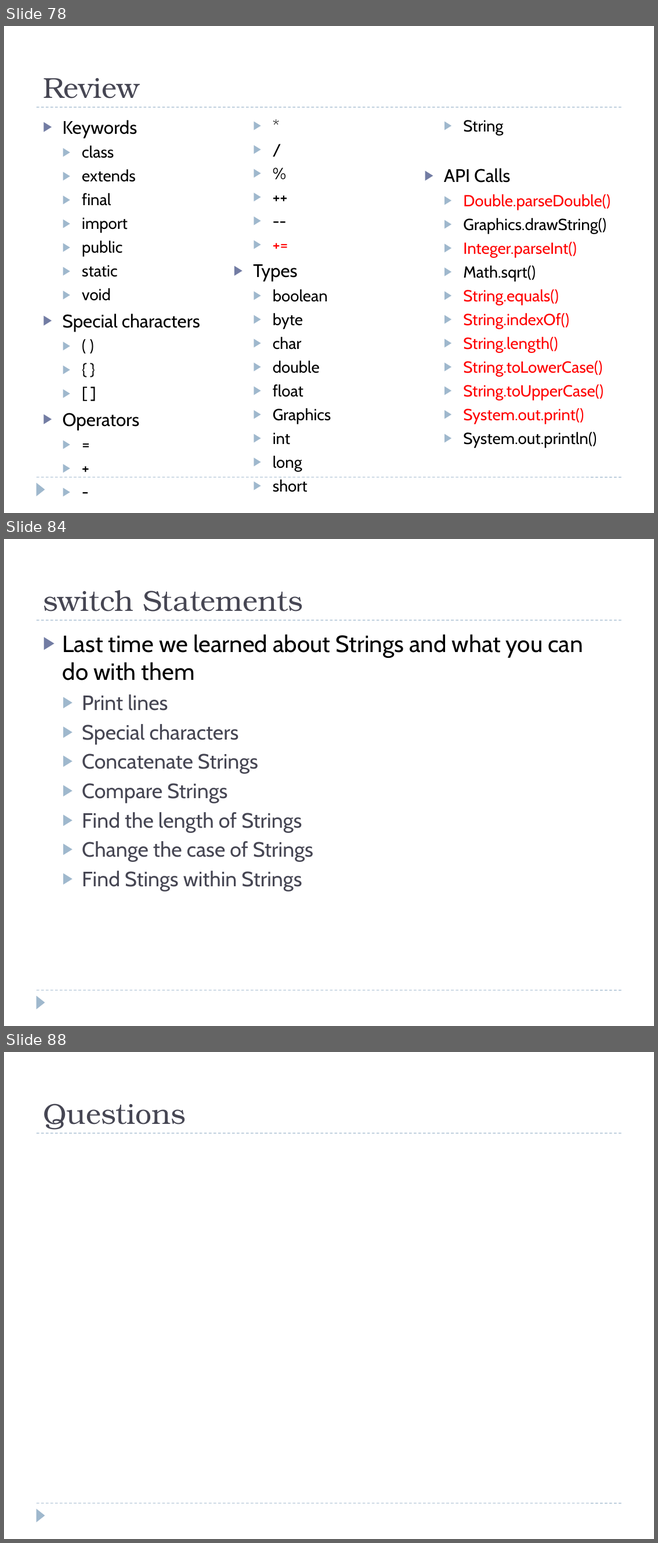
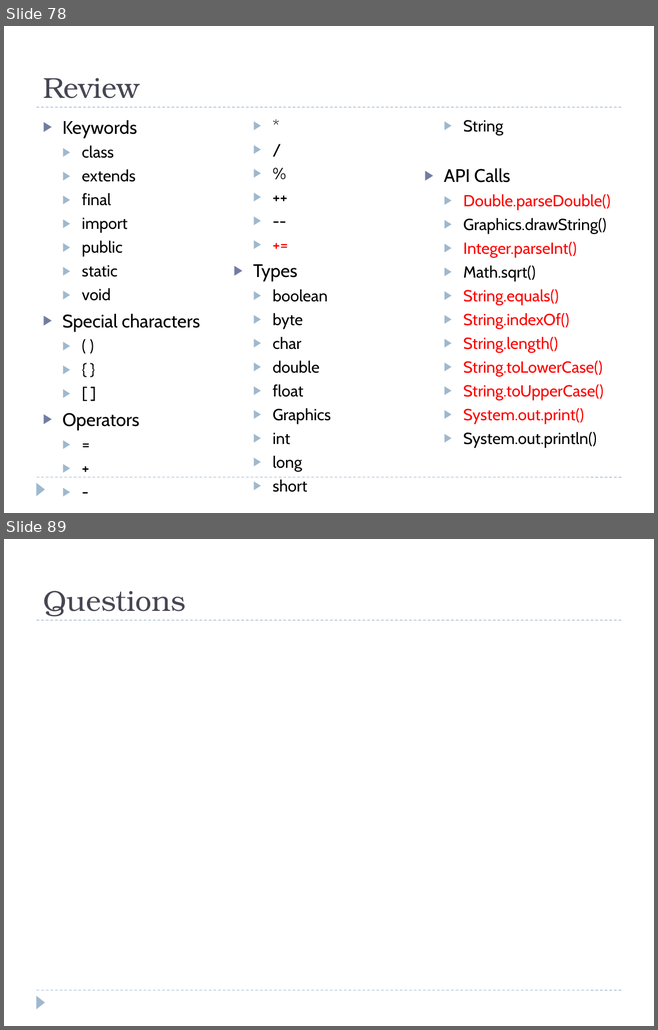
Before and after one commit to bcraig108/JavaClass_2013_Summer, a slide deck: Introduction to Java Programming.pptx. Shown one above the other, each under a label of ours: slides 78, 84 and 88 before the commit, slides 78 and 89 after it; the slides between them are not shown. The pictures are 658x1543 and 658x1030 pixels, drawn with LibreOffice and Linux fonts; fonts in the diff are those of the drawing; background and template pictures are left out. Boxes give left, top, right and bottom in pixels: in the first picture for what was removed or moved away, otherwise in the second. Text is boxed around its words. In the diff, an @@ line names an element or a change of style, - is before the commit and + after.

```diff
--- a/Introduction to Java Programming.pptx
+++ b/Introduction to Java Programming.pptx
@@ slide 84 removed at <box>4,539,654,1026</box>, background #FFFFFF; not listed: 3 template elements that a slide beside it also shows @@
@@ title removed at <box>43,590,303,611</box> @@
-switch Statements
@@ text removed at <box>63,634,583,891</box> @@
-▶ Last time we learned about Strings and what you can do with them
-  ▶ Print lines
-  ▶ Special characters
-  ▶ Concatenate Strings
-  ▶ Compare Strings
-  ▶ Find the length of Strings
-  ▶ Change the case of Strings
-  ▶ Find Stings within Strings
@@ what was slide 88 is now slide 89 @@
```
Also in this commit, not shown: 8 slides changed, 4 slides added, 2 other slides removed, 1 other file.
